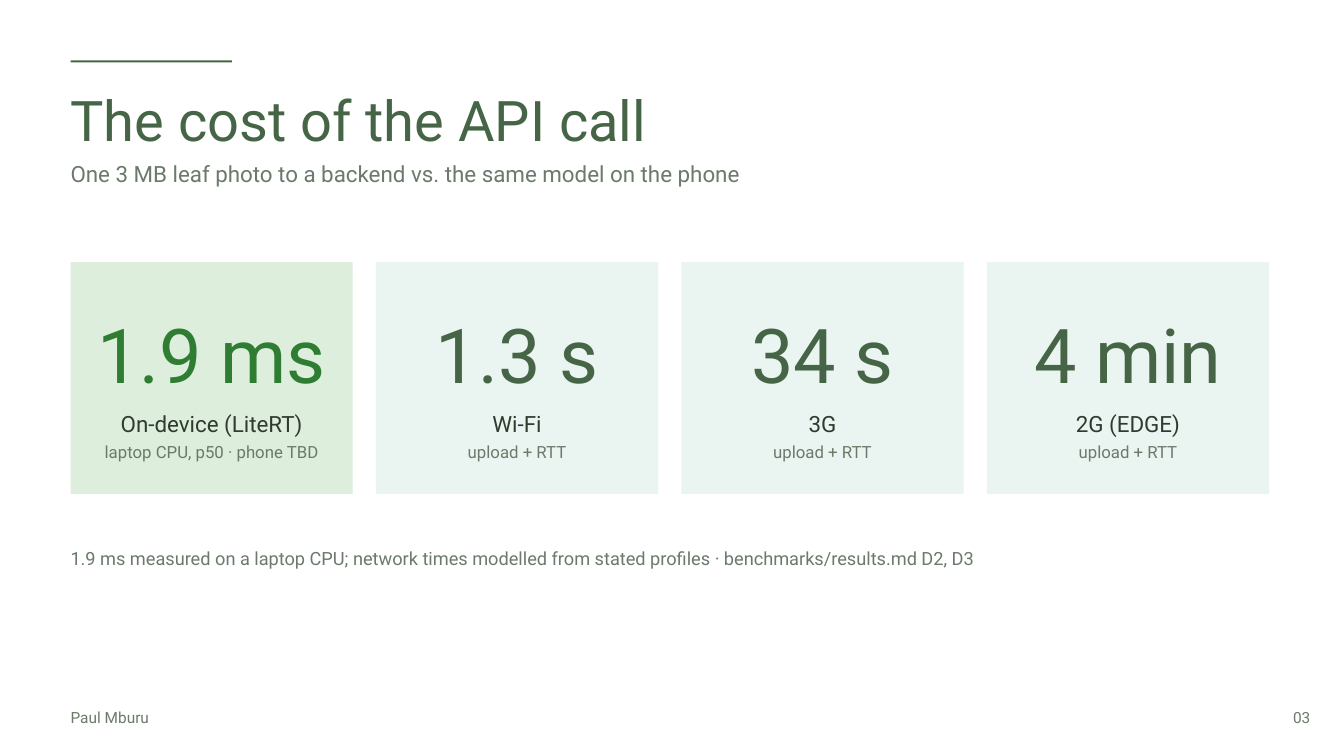
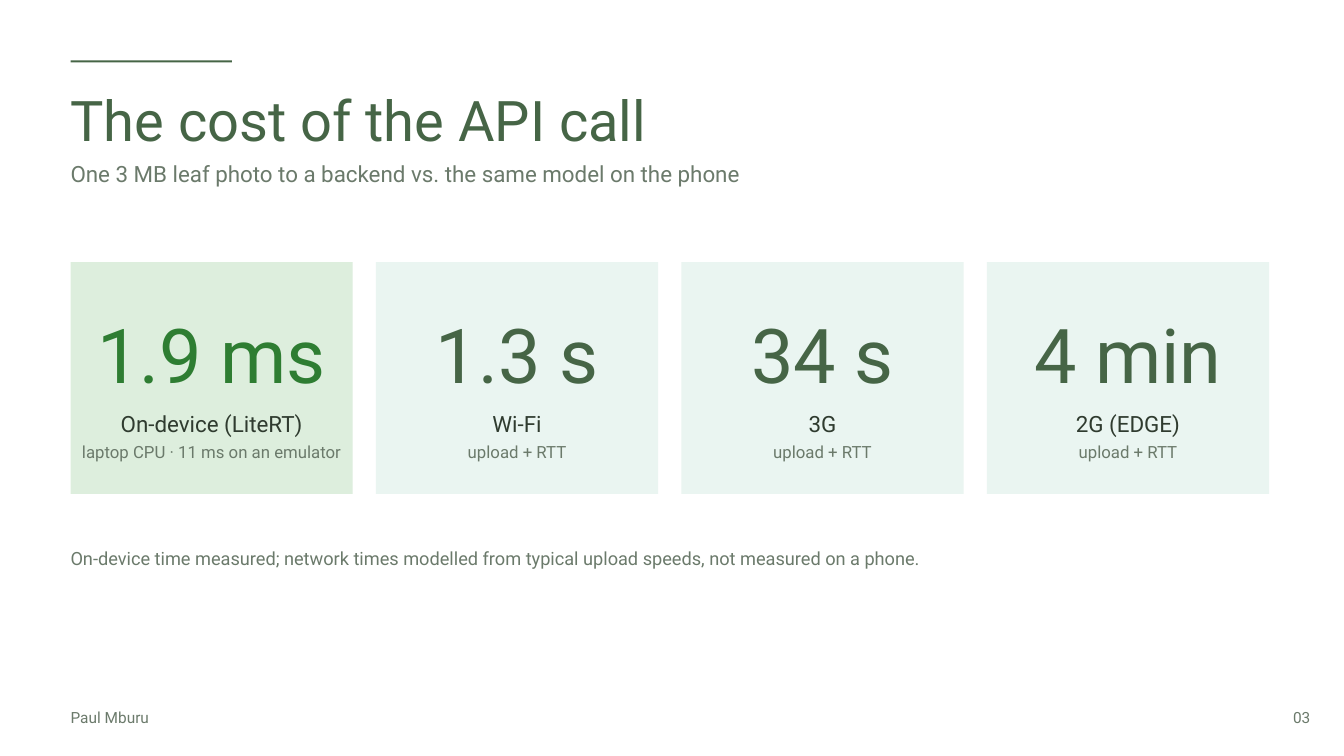
Before and after one commit to Paulmburu/ai-crop-disease-platform, a slide deck: slide 3 of docs/presentation/LeafCheck_FlutterconKE.pptx. Drawn at 1344x756 pixels with LibreOffice and Linux fonts; fonts in the diff are those of the drawing. Boxes give left, top, right and bottom in pixels: in the first picture for what was removed or moved away, otherwise in the second. Text is boxed around its words. In the diff, an @@ line names an element or a change of style, - is before the commit and + after.

```diff
--- a/docs/presentation/LeafCheck_FlutterconKE.pptx
+++ b/docs/presentation/LeafCheck_FlutterconKE.pptx
@@ text at (82, 445, 341, 462): text changed @@
-laptop CPU, p50 · phone TBD
+laptop CPU · 11 ms on an emulator
@@ text at (71, 551, 920, 569): text changed @@
-1.9 ms measured on a laptop CPU; network times modelled from stated profiles · benchmarks/results.md D2, D3
+On-device time measured; network times modelled from typical upload speeds, not measured on a phone.
```
Also in this commit, not shown: 17 other slides changed, 30 slides added, 7 slides removed, 12 other files.
